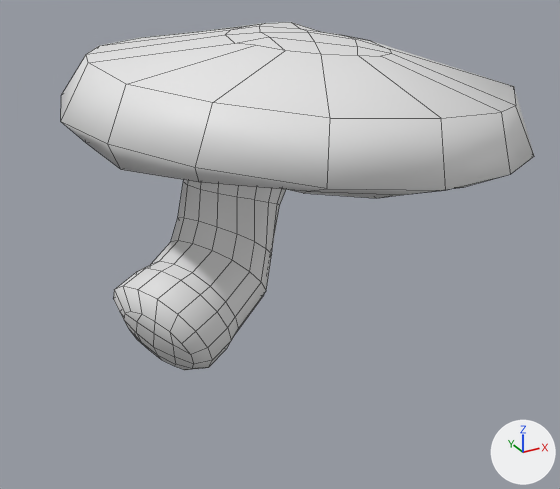
An edit to the FBX model Assets/Scenes/Tree/Shrooms/mushroom2.fbx, drawn before and after from the same camera.
Rendered twice from a 50 mm camera at (-2.07, -5.55, 3.38) aimed at (0.85, -0.24, 0.72). The lights are fixed; the arrows at lower right show +X, +Y and +Z. Mesh edges are drawn as thin lines. Where no turn or scale is listed for an object, it has been applied to the vertices.

In view in the first picture: 'mushroom2'.
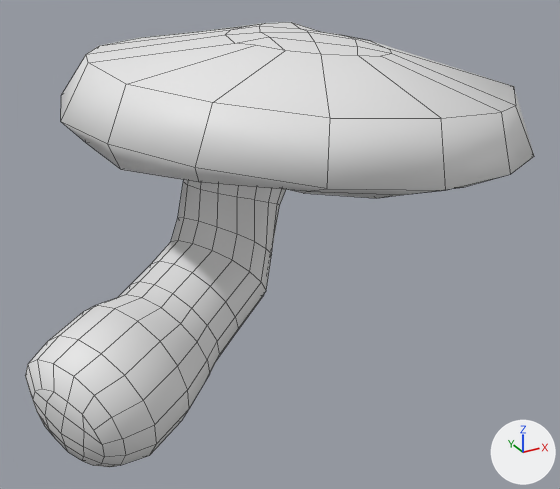
Pixel boxes [x1, y1, x2, y2] of what changed, in the pictures (560 x 489 px):
'mushroom2', reshaped (8% wider, 28% taller)
    before: [61, 22, 534, 370]
    after: [25, 22, 534, 467]
part 1 of me_mushroom2, built on
    before: [113, 262, 238, 370]
    after: [25, 262, 238, 467]

What the commit changed:
me_mushroom2 is used by ob_mushroom2; location (0.0, 0.0, 0.0).
me_mushroom2 had 226 vertices, 224 faces and spanned x -0.83..2.91, y -2.11..1.99, z -0.17..2.46.
me_mushroom2 now has 274 vertices, 272 faces and spans x -1.38..2.91, y -2.11..1.99, z -0.46..2.46.
Part 1, on me_mushroom2:
9 vertices are removed from x -0.54..-0.17, y -0.76..-0.13, z -0.06..0.5.
24 faces are deleted.
3 vertices in x -0.18..-0.02, y -0.44..-0.09, z -0.17..-0.14 move by (-0.1, -0.11, -0.06).
45 vertices move from x -0.57..0.19, y -0.79..0.15, z -0.09..0.8 to x -1.22..0.05, y -1.23..0.04, z -0.43..0.74.
51 vertices are added at x -1.38..-0.43, y -1.29..-0.11, z -0.46..0.68.
6 new vertices lie (-0.32, -0.17, -0.08) away from vertices in x -0.55..-0.15, y -0.71..-0.13, z 0.0..0.53.
72 new faces join them, mat_filter (white #e7e7e7).
